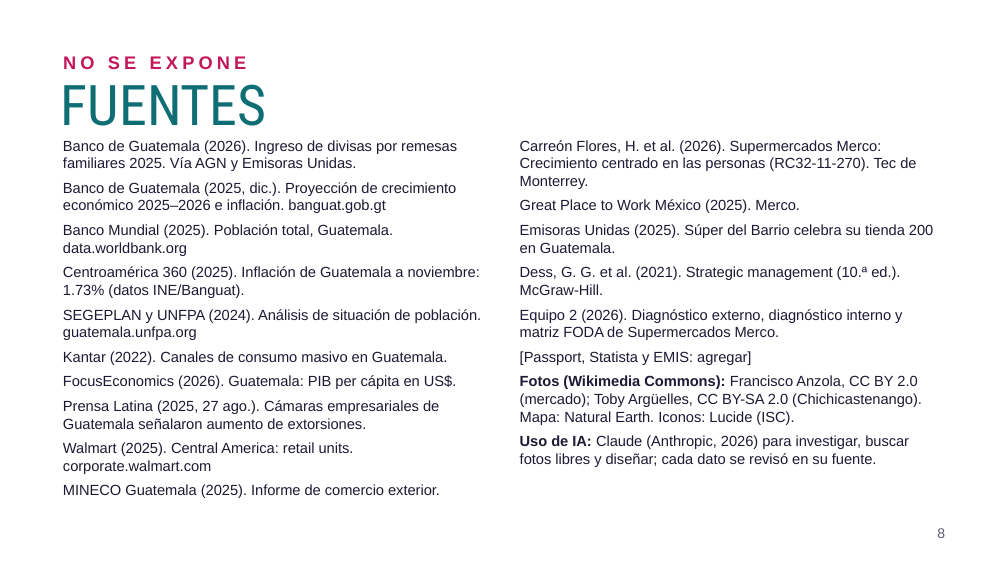
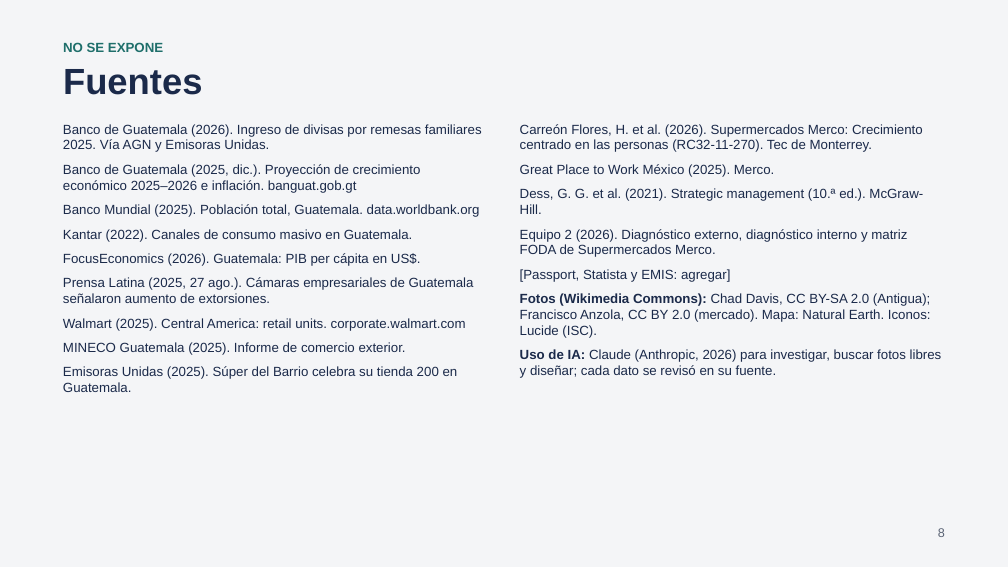
Before and after one commit to samueldejuan/samuel, a slide deck: slide 8 of presentacion/Pitch_Merco_Guatemala.pptx. Drawn at 1008x567 pixels with LibreOffice and Linux fonts; fonts in the diff are those of the drawing; background and template pictures are left out. Boxes give left, top, right and bottom in pixels: in the first picture for what was removed or moved away, otherwise in the second. Text is boxed around its words. In the diff, an @@ line names an element or a change of style, - is before the commit and + after.

```diff
--- a/presentacion/Pitch_Merco_Guatemala.pptx
+++ b/presentacion/Pitch_Merco_Guatemala.pptx
@@ background picture (left out) to #F4F5F7 @@
@@ text "NO SE EXPONE": place and size @@
-text "NO SE EXPONE" at box(63, 56, 247, 69)
+text "NO SE EXPONE" at box(63, 42, 163, 52)
@@ text "NO SE EXPONE" at box(63, 42, 163, 52): size 13 to 9.5 pt, text colour #C2185B to #1F6F6B, letter spacing 3 to 0 pt @@
@@ title at box(63, 69, 203, 95): text changed; size 40 to 26 pt; font Roboto Condensed to Arial; text colour #0E6E73 to #1B2A4A; bold on @@
-FUENTES
+Fuentes
@@ text "Banco de Guatemala (2026). Ingreso ...": place and size @@
-text "Banco de Guatemala (2026). Ingreso ..." at box(63, 140, 482, 498)
+text "Banco de Guatemala (2026). Ingreso ..." at box(63, 124, 482, 392)
@@ text at box(63, 124, 482, 355): size 10.5 to 9.5 pt, text colour #1D1A33 to #1B2A4A in "Banco de Guatemala (2026). Ingreso de divisas ...", "Banco de Guatemala (2025, dic.). Proyección de ...", "Banco Mundial (2025). Población total, Guatemala. data.world ...", "Kantar (2022). Canales de consumo masivo en ..." and 4 more places; more space between paragraphs @@
@@ text at box(520, 124, 942, 378): size 10.5 to 9.5 pt, text colour #1D1A33 to #1B2A4A in "Carreón Flores, H. et al. (2026). Supermercados ...", "Great Place to Work México (2025). Merco.", "Dess, G. G. et al. (2021). Strategic ...", "Equipo 2 (2026). Diagnóstico externo, diagnóstico interno ..." and 2 more places; more space between paragraphs @@
@@ text "Carreón Flores, H. et al. ...": place and size @@
-text "Carreón Flores, H. et al. ..." at box(520, 140, 933, 467)
+text "Carreón Flores, H. et al. ..." at box(520, 124, 942, 378)
@@ text at box(520, 224, 933, 253): paragraph removed @@
-Emisoras Unidas (2025). Súper del Barrio celebra su tienda 200 en Guatemala.
@@ text at box(63, 266, 482, 340): paragraphs removed @@
-Centroamérica 360 (2025). Inflación de Guatemala a noviembre: 1.73% (datos INE/Banguat).
-SEGEPLAN y UNFPA (2024). Análisis de situación de población. guatemala.unfpa.org
@@ text at box(520, 293, 931, 338): text changed; size 10.5 to 9.5 pt; text colour #1D1A33 to #1B2A4A @@
-Fotos (Wikimedia Commons): Francisco Anzola, CC BY 2.0 (mercado); Toby Argüelles, CC BY-SA 2.0 (Chichicastenango). Mapa: Natural Earth. Iconos: Lucide (ISC).
+Fotos (Wikimedia Commons): Chad Davis, CC BY-SA 2.0 (Antigua); Francisco Anzola, CC BY 2.0 (mercado). Mapa: Natural Earth. Iconos: Lucide (ISC).
@@ text at box(63, 366, 458, 392): paragraph added @@
+Emisoras Unidas (2025). Súper del Barrio celebra su tienda 200 en Guatemala.
@@ page number at box(938, 528, 945, 537): size 10 to 9 pt, text colour #5E5A6E to #5B6475 @@
```
Also in this commit, not shown: 7 other slides changed, 17 other files.
